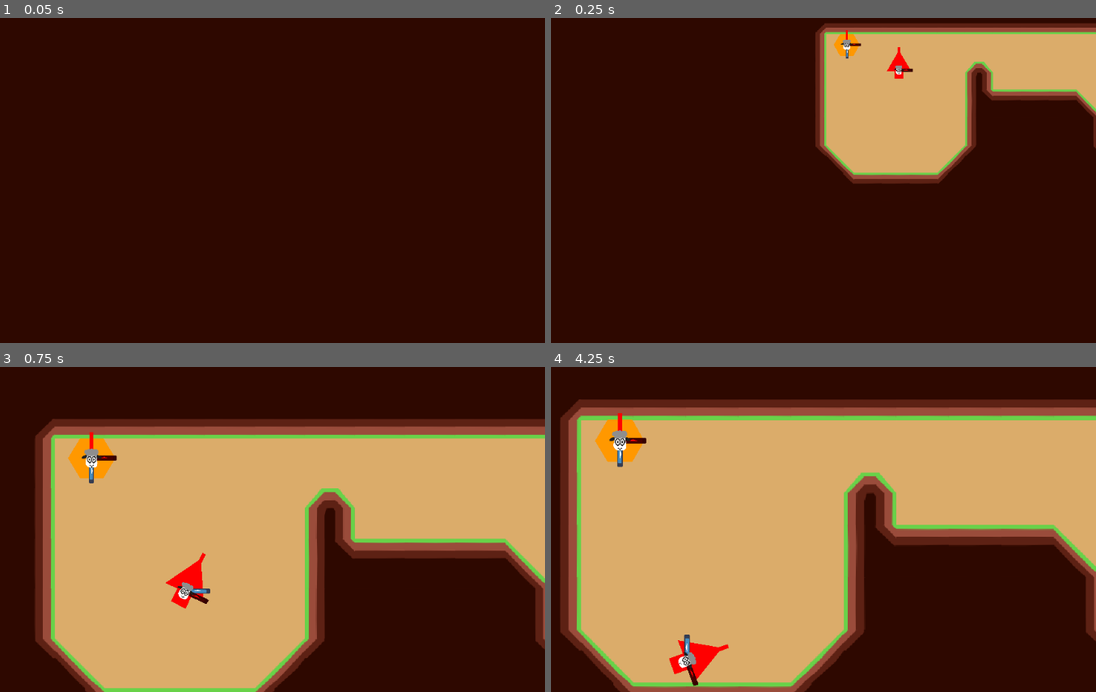
Above: before the commit, frames 1-4 (two rows, left to right).
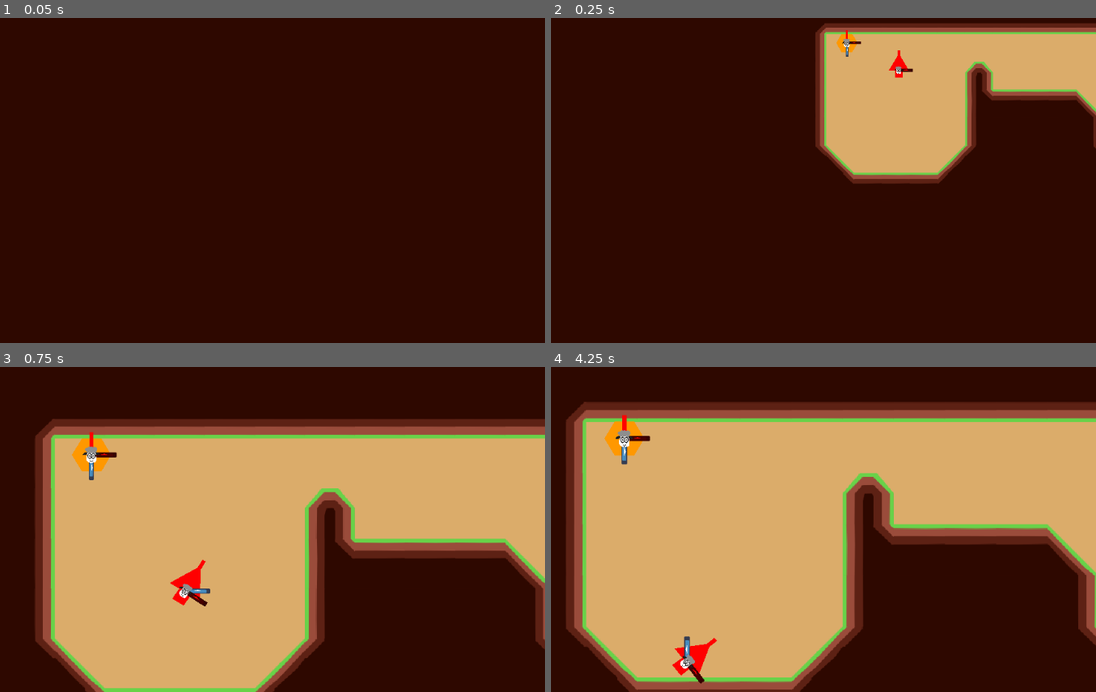
Above: after the commit, the same moments.

Repository: Pandaqi/rolling-in-the-sheepe
Game: Godot game, scene res://Main.tscn
Same seed, same stepped clock (60 frames per second), same inputs: the game is played once before the commit and once after it. The engine's default icon, where the game draws it, is replaced by a stand-in: a white triangle on a blue panel in a dark square.
Inputs (mouse positions are in pixels of both pictures, inside the frame that each line leads up to):
- Up to frame 1 (0.05 s): no input
- Up to frame 2 (0.25 s): no input
- Up to frame 3 (0.75 s): tap Enter (add_keyboard_player) at 0.5, 0.6 s; move the mouse to (365, 484) at 0.52 s; hold Right (ui_right) from 0.53 s (still down); click (365, 484) at 0.67 s
- Up to frame 4 (4.25 s): move the mouse to (643, 523) at 1.27 s; release Right (ui_right) at 1.28 s; hold Down (ui_down) 1.28-2.03 s; tap R (remove_keyboard_player) at 1.35 s; move the mouse to (839, 419) at 2.02 s; hold Right (ui_right) 2.03-2.78 s; tap K at 2.1 s; move the mouse to (741, 578) at 2.77 s; hold Up (ui_up) 2.78-3.53 s; tap H at 2.85 s; click (741, 578) at 2.92 s; tap Space at 3.5 s; move the mouse to (965, 558) at 3.52 s; hold Left (ui_left) from 3.53 s (still down); tap B at 3.6 s

Frame 1 is identical in both runs. In frame 2, 0.2% of the frame differs, in the area x 51-66%, y 4-19%; in frame 3, 0.8%; in frame 4, 12%, in the area x 1-100%, y 9-100%.

Commit message:
Adds the last of the special elements and tutorials, some fixes, feedback, mostly plan for "quartet of polishing"

Diff:
--- a/Main.tscn
+++ b/Main.tscn
@@ -16,6 +16,7 @@
 [ext_resource path="res://scripts/map/slope_painter.gd" type="Script" id=15]
 [ext_resource path="res://scripts/map/terrain.gd" type="Script" id=16]
 [ext_resource path="res://scripts/map/special_elements.gd" type="Script" id=17]
+[ext_resource path="res://scripts/feedback.gd" type="Script" id=18]
 [ext_resource path="res://scripts/map/dynamic_tutorial.gd" type="Script" id=19]
 
 [sub_resource type="Shader" id=1]
@@ -209,6 +210,9 @@
 [node name="PlayerManager" type="Node" parent="."]
 script = ExtResource( 7 )
 
+[node name="Feedback" type="Node2D" parent="."]
+script = ExtResource( 18 )
+
 [node name="Slicer" type="Node2D" parent="."]
 script = ExtResource( 2 )
 
--- /dev/null
+++ b/scenes/ui/feedback.tscn
@@ -0,0 +1,125 @@
+[gd_scene load_steps=5 format=2]
+
+[ext_resource path="res://assets/fonts/skranji_bold.ttf" type="DynamicFontData" id=1]
+
+[sub_resource type="DynamicFont" id=6]
+size = 24
+outline_size = 4
+outline_color = Color( 0.101961, 0.0431373, 0.00392157, 1 )
+font_data = ExtResource( 1 )
+
+[sub_resource type="Animation" id=7]
+resource_name = "FeedbackFade"
+length = 2.0
+tracks/0/type = "value"
+tracks/0/path = NodePath("Container:scale")
+tracks/0/interp = 1
+tracks/0/loop_wrap = true
+tracks/0/imported = false
+tracks/0/enabled = true
+tracks/0/keys = {
+"times": PoolRealArray( 0, 0.1, 0.2, 1.8, 1.9, 2 ),
+"transitions": PoolRealArray( 1, 1, 1, 1, 1, 1 ),
+"update": 0,
+"values": [ Vector2( 1e-05, 1e-05 ), Vector2( 1.2, 1.2 ), Vector2( 1, 1 ), Vector2( 1, 1 ), Vector2( 1.2, 1.2 ), Vector2( 1e-05, 1e-05 ) ]
+}
+tracks/1/type = "value"
+tracks/1/path = NodePath("Container:position")
+tracks/1/interp = 1
+tracks/1/loop_wrap = true
+tracks/1/imported = false
+tracks/1/enabled = true
+tracks/1/keys = {
+"times": PoolRealArray( 0, 0.2, 1.8, 2 ),
+"transitions": PoolRealArray( 1, 1, 1, 1 ),
+"update": 0,
+"values": [ Vector2( 0, 0 ), Vector2( 0, 0 ), Vector2( 0, -120 ), Vector2( 0, -120 ) ]
+}
+tracks/2/type = "value"
+tracks/2/path = NodePath("Container:modulate")
+tracks/2/interp = 1
+tracks/2/loop_wrap = true
+tracks/2/imported = false
+tracks/2/enabled = true
+tracks/2/keys = {
+"times": PoolRealArray( 0, 2 ),
+"transitions": PoolRealArray( 1, 1 ),
+"update": 0,
+"values": [ Color( 1, 1, 1, 1 ), Color( 1, 1, 1, 0 ) ]
+}
+tracks/3/type = "method"
+tracks/3/path = NodePath(".")
+tracks/3/interp = 1
+tracks/3/loop_wrap = true
+tracks/3/imported = false
+tracks/3/enabled = true
+tracks/3/keys = {
+"times": PoolRealArray( 2 ),
+"transitions": PoolRealArray( 1 ),
+"values": [ {
+"args": [  ],
+"method": "queue_free"
+} ]
+}
+
+[sub_resource type="Animation" id=8]
+length = 0.001
+tracks/0/type = "value"
+tracks/0/path = NodePath("Container:scale")
+tracks/0/interp = 1
+tracks/0/loop_wrap = true
+tracks/0/imported = false
+tracks/0/enabled = true
+tracks/0/keys = {
+"times": PoolRealArray( 0 ),
+"transitions": PoolRealArray( 1 ),
+"update": 0,
+"values": [ Vector2( 1e-05, 1e-05 ) ]
+}
+tracks/1/type = "value"
+tracks/1/path = NodePath("Container:position")
+tracks/1/interp = 1
+tracks/1/loop_wrap = true
+tracks/1/imported = false
+tracks/1/enabled = true
+tracks/1/keys = {
+"times": PoolRealArray( 0 ),
+"transitions": PoolRealArray( 1 ),
+"update": 0,
+"values": [ Vector2( 0, 0 ) ]
+}
+tracks/2/type = "value"
+tracks/2/path = NodePath("Container:modulate")
+tracks/2/interp = 1
+tracks/2/loop_wrap = true
+tracks/2/imported = false
+tracks/2/enabled = true
+tracks/2/keys = {
+"times": PoolRealArray( 0 ),
+"transitions": PoolRealArray( 1 ),
+"update": 0,
+"values": [ Color( 1, 1, 1, 1 ) ]
+}
+
+[node name="Feedback" type="Node2D"]
+
+[node name="Container" type="Node2D" parent="."]
+scale = Vector2( 1e-05, 1e-05 )
+
+[node name="Label" type="Label" parent="Container"]
+margin_left = -137.0
+margin_top = -41.0
+margin_right = 140.0
+margin_bottom = 41.0
+custom_fonts/font = SubResource( 6 )
+text = "Llalalal"
+align = 1
+valign = 1
+__meta__ = {
+"_edit_use_anchors_": false
+}
+
+[node name="AnimationPlayer" type="AnimationPlayer" parent="."]
+autoplay = "FeedbackFade"
+anims/FeedbackFade = SubResource( 7 )
+anims/RESET = SubResource( 8 )
--- /dev/null
+++ b/scripts/feedback.gd
@@ -0,0 +1,13 @@
+extends Node2D
+
+const OFFSET : Vector2 = Vector2.UP*32
+var fb_scene = preload("res://scenes/ui/feedback.tscn")
+
+func create_at_pos(pos, txt):
+	var f = fb_scene.instance()
+	f.get_node("Container/Label").set_text(str(txt))
+	f.set_position(pos + OFFSET)
+	add_child(f)
+
+func create_for_node(node, txt):
+	create_at_pos(node.global_position, txt)
--- a/scripts/globals/global_dict.gd
+++ b/scripts/globals/global_dict.gd
@@ -121,20 +121,31 @@
 	"button_order": { "frame": 3, "immediate": true, "unpickable": true, "needs_label": true },
 	"button_simultaneous": { "frame": 4, "immediate": true, "unpickable": true },
 
-	"trampoline": { "frame": 5, "immediate": true, "prob": 3 },
-	"speedup": { "frame": 6, "toggle": true, "prob": 2 },
-	"slowdown": { "frame": 7, "toggle": true, "prob": 2 },
-	"ghost": { "frame": 8, "toggle": true },
-	"shield": { "frame": 9, "toggle": true },
-	"rounder": { "frame": 10, "toggle": true },
-	"sharper": { "frame": 11, "toggle": true },
+	"trampoline": { "frame": 5, "immediate": true, "prob": 3, "tut": 58 },
+	"speedup": { "frame": 6, "toggle": true, "prob": 2, "tut": 59 },
+	"slowdown": { "frame": 7, "toggle": true, "prob": 2, "tut": 60 },
+	"ghost": { "frame": 8, "toggle": true, "tut": 61 },
+	"shield": { "frame": 9, "toggle": true, "tut": 62 },
+	"rounder": { "frame": 10, "toggle": true, "tut": 63 },
+	"sharper": { "frame": 11, "toggle": true, "tut": 64 },
 
-	"breakable": { "frame": 12, "immediate": true, "delete": true },
-	"reset_shape": { "frame": 13, "immediate": true },
-	"change_shape": { "frame": 14, "immediate": true, "module": true },
+	"breakable": { "frame": 12, "immediate": true, "delete": true, "tut": 65 },
+	"reset_shape": { "frame": 13, "immediate": true, "tut": 66 },
+	"change_shape": { "frame": 14, "immediate": true, "module": true, "tut": 67 },
 
-	"cannon": { "frame": 15, "module": true, "prob": 3 },
-	"laser": { "frame": 16, "module": true, "prob": 3 }
+	"cannon": { "frame": 15, "module": true, "prob": 3, "tut": 68 },
+	"laser": { "frame": 16, "module": true, "prob": 3, "tut": 69 },
+
+	"ice": { "frame": 17, "toggle": true, "tut": 70 },
+	"spiderman": { "frame": 18, "toggle": true, "tut": 71 },
+	"glue": { "frame": 19, "immediate": true, "prob": 2, "tut": 72 },
+	"coin": { "frame": 20, "immediate": true, "prob": 0.25, "delete": true, "tut": 73 },
+
+	"freeze": { "frame": 21, "immediate": true, "delete": true, "tut": 74 },
+	"time_bonus": { "frame": 22, "immediate": true, "delete": true, "prob": 2, "tut": 75 },
+	"time_penalty": { "frame": 23, "immediate": true, "delete": true, "prob": 2, "tut": 76 },
+	"fast_forward": { "frame": 24, "immediate": true, "prob": 0.5, "tut": 77 },
+	"fast_backward": { "frame": 25, "immediate": true, "prob": 0.5, "tut": 78 }
 }
 
 var terrain_types = {
--- a/scripts/item_modules/cannon.gd
+++ b/scripts/item_modules/cannon.gd
@@ -2,7 +2,7 @@
 
 var bullet_scene = preload("res://scenes/projectiles/bullet.tscn")
 
-const BULLET_INTERVAL : float = 1.5
+const BULLET_INTERVAL : float = 2.25
 const BULLET_FORCE : float = 150.0
 
 onready var timer = $Timer
--- a/scripts/map/player_progression.gd
+++ b/scripts/map/player_progression.gd
@@ -121,6 +121,7 @@
 
 func on_player_teleported(body):
 	if not GDict.cfg.temp_remove_wolf_on_teleport: return
+	if not body.get_node("Status").is_wolf: return
 
 	body.get_node("Status").make_sheep()
 	time_since_trail_switch = OS.get_ticks_msec()
--- a/scripts/module_item_reader.gd
+++ b/scripts/module_item_reader.gd
@@ -6,6 +6,10 @@
 const SPEED_ITEM_FORCE : float = 50.0
 const SLOWDOWN_ITEM_FORCE : float = 25.0
 const TRAMPOLINE_FORCE : float = 800.0
+
+# less time = better, so a time bonus is a negative number
+const TIME_BONUS_VAL : float = -15.0
+const TIME_PENALTY_VAL : float = 5.0
 
 onready var body = get_parent()
 onready var status = get_node("../Status")
@@ -13,6 +17,7 @@
 onready var mover = get_node("../Mover")
 onready var shaper = get_node("../Shaper")
 onready var rounder = get_node("../Rounder")
+onready var map_reader = get_node("../MapReader")
 
 onready var slicer = get_node("/root/Main/Slicer")
 
@@ -103,6 +108,9 @@
 		'shield': status.make_invincible()
 		'rounder': rounder.enable_fast_mode('round')
 		'sharper': rounder.enable_fast_mode('sharp')
+		'ice': map_reader.do_ice()
+		'spiderman': map_reader.do_spiderman()
+		'glue': map_reader.do_glue()
 
 func turn_off_item(block, tp : String):
 	if not map.special_elements.type_is_toggle(tp): return
@@ -112,6 +120,9 @@
 		'shield': status.make_vincible()
 		'rounder': rounder.disable_fast_mode()
 		'sharper': rounder.disable_fast_mode()
+		'ice': map_reader.undo_ice()
+		'spiderman': map_reader.undo_spiderman()
+		'glue': map_reader.undo_glue()
 
 	for obj in toggled_items:
 		if obj.type != tp: continue
@@ -170,12 +181,8 @@
 			if not res: prevent_deletion = true
 
 		"trampoline":
-			print("TRAMPOLINE!")
-
 			var normal = obj.item.transform.x
 			body.apply_central_impulse(normal * TRAMPOLINE_FORCE)
-
-			print(normal)
 
 		"breakable":
 			map.explode_cell(body, obj.pos)
@@ -188,6 +195,26 @@
 			var shape_key = obj.item.my_module.get_shape_key()
 			shaper.create_new_from_shape_key(shape_key)
 
+		"coin":
+			body.get_node("Coins").get_paid(1)
+
+		"freeze":
+			body.freeze()
+
+		"time_bonus":
+			status.modify_time_penalty(TIME_BONUS_VAL)
+
+		"time_penalty":
+			status.modify_time_penalty(TIME_PENALTY_VAL)
+
+		"fast_forward":
+			var p = map.player_progression.get_leading_player()
+			body.plan_teleport(p.global_position)
+
+		"fast_backward":
+			var p = map.player_progression.get_trailing_player()
+			body.plan_teleport(p.global_position)
+
 	if prevent_deletion: return
 
 	map.special_elements.delete_on_activation(obj.item)
--- a/scripts/module_map_reader.gd
+++ b/scripts/module_map_reader.gd
@@ -88,13 +88,13 @@
 			mover.gravity_dir = 0
 
 		"ice":
-			body.physics_material_override.friction = ICE_FRICTION
+			do_ice()
 
 		"bouncy":
 			body.physics_material_override.bounce = BOUNCE_VAL
 
 		"spiderman":
-			body.get_node("Clinger").active = true
+			do_spiderman()
 
 		"speed_boost":
 			mover.speed_multiplier = 2.0
@@ -103,9 +103,10 @@
 			mover.speed_multiplier = 0.5
 
 		"glue":
-			body.get_node("Glue").glue_active = true
+			do_glue()
 
 		"reverse_controls":
+			body.feedback.create_for_node(body, "Reversed Controls!")
 			body.get_node("Input").reverse = true
 
 		"spikes":
@@ -177,13 +178,13 @@
 			mover.gravity_dir = 1
 
 		"ice":
-			body.physics_material_override.friction = 1.0
+			undo_ice()
 
 		"bouncy":
 			body.physics_material_override.bounce = 0.0
 
 		"spiderman":
-			body.get_node("Clinger").active = false
+			undo_spiderman()
 
 		"speed_boost":
 			mover.speed_multiplier = 1.0
@@ -192,9 +193,10 @@
 			mover.speed_multiplier = 1.0
 
 		"glue":
-			body.get_node("Glue").glue_active = false
+			undo_glue()
 
 		"reverse_controls":
+			body.feedback.create_for_node(body, "Normal Controls!")
 			body.get_node("Input").reverse = false
 
 		"spikes":
@@ -224,6 +226,30 @@
 		"magnet":
 			body.get_node("Magnet").deactivate()
 
+#
+# Specific do/undos, so I can re-use them in the item_reader
+#
+func do_ice():
+	body.physics_material_override.friction = ICE_FRICTION
+
+func undo_ice():
+	body.physics_material_override.friction = 1.0
+
+func do_spiderman():
+	body.get_node("Clinger").active = true
+
+func undo_spiderman():
+	body.get_node("Clinger").active = false
+
+func do_glue():
+	body.get_node("Glue").glue_active = true
+
+func undo_glue():
+	body.get_node("Glue").glue_active = false
+
+#
+# Misc
+#
 func finish():
 	has_finished = true
 
--- a/scripts/module_rounder.gd
+++ b/scripts/module_rounder.gd
@@ -114,6 +114,8 @@
 
 	shaper.create_new_from_shape(new_body, { 'type': new_shape_name })
 
+	if feedback_enabled(): body.feedback.create_for_node(body, "+ Rounder!")
+
 func become_more_malformed_unrealistic():
 	if status.is_wolf: return
 
@@ -127,6 +129,8 @@
 
 	shaper.create_new_from_shape(new_body, { 'type': new_shape_name })
 
+	if feedback_enabled(): body.feedback.create_for_node(body, "- Sharper!")
+
 func make_fully_round():
 	var new_body = slicer.create_basic_body(body, "circle")
 
@@ -150,6 +154,9 @@
 func change_shape_index(val):
 	var next_index = get_next_index(val)
 	return GDict.shape_order[next_index]
+
+func feedback_enabled():
+	return not fast_mode
 
 #
 # Deforming
@@ -299,10 +306,12 @@
 
 func grow(val):
 	if shaper.at_max_size(): return
+	if feedback_enabled(): body.feedback.create_for_node(body, "Grow!")
 	change_size(1.0 + val)
 
 func shrink(val):
 	if shaper.at_min_size(): return
+	if feedback_enabled(): body.feedback.create_for_node(body, "Shrink!")
 	change_size(1.0 - val)
 
 func change_size(factor):
--- a/scripts/module_status.gd
+++ b/scripts/module_status.gd
@@ -64,8 +64,13 @@
 func modify_time_penalty(val):
 	time_penalty += val
 
+	if val < 0:
+		body.feedback.create_for_node(body, "Time bonus!")
+	elif val > 0:
+		body.feedback.create_for_node(body, "Time penalty!")
+
 func make_ghost():
-	print("I NEED TO BECOME A GHOST")
+	body.feedback.create_for_node(body, "Ghost!")
 
 	body.collision_layer = 0
 	body.collision_mask = 1
@@ -74,7 +79,7 @@
 
 # Layers 1 (2^0; all) and 3 (2^2; players)
 func undo_ghost():
-	print("I NEED TO BECOME NORMAL AGAIN")
+	body.feedback.create_for_node(body, "Unghosted!")
 
 	body.collision_layer = 1 + 4
 	body.collision_mask = 1 + 4
@@ -82,6 +87,8 @@
 	body.modulate.a = 1.0
 
 func make_wolf():
+	if not is_wolf: body.feedback.create_for_node(body, "Wolf!")
+
 	is_wolf = true
 	face.make_wolf()
 
@@ -90,6 +97,8 @@
 		rounder.start_grow_mode("shrink")
 
 func make_sheep():
+	if is_wolf: body.feedback.create_for_node(body, "Sheep!")
+
 	is_wolf = false
 	face.make_sheep()
 
@@ -100,11 +109,16 @@
 func make_invincible(start_timer = true):
 	is_invincible = true
 
+	# if we start a timer, it means its an automatic invincibility (which I apply behind the scenes), so don't show feedback
 	if start_timer:
 		invincibility_timer.start()
+	else:
+		body.feedback.create_for_node(body, "Invincible!")
 
-func make_vincible():
+func make_vincible(from_timer = false):
+	if not from_timer: body.feedback.create_for_node(body, "Not invincible!")
+
 	is_invincible = false
 
 func _on_InvincibilityTimer_timeout():
-	make_vincible()
+	make_vincible(true)
--- a/scripts/player.gd
+++ b/scripts/player.gd
@@ -3,9 +3,11 @@
 var teleport_pos : Vector2 = Vector2.ZERO
 var shoot_away_vec : Vector2 = Vector2.ZERO
 var contact_data = []
+var is_frozen : bool = false
 
 const SHOOT_AWAY_FORCE : float = 4.0
 
+onready var feedback = get_node("/root/Main/Feedback")
 onready var map = get_node("/root/Main/Map")
 
 func _ready():
@@ -14,19 +16,36 @@
 func _integrate_forces(state):
 	contact_data = []
 	for i in range(state.get_contact_count()):
-		contact_data.append({
+		var obj = {
 			'body': state.get_contact_collider_object(i),
 			'pos': state.get_contact_local_position(i),
 			'normal': state.get_contact_local_normal(i)
-		})
+		}
+
+		var body_we_hit = obj.body
+		if body_we_hit.is_in_group("Players") and body_we_hit.is_frozen:
+			body_we_hit.unfreeze()
+
+		contact_data.append(obj)
 
 	check_shoot_away(state)
 	check_teleport(state)
+
+func freeze():
+	is_frozen = true
+	set_deferred("mode", RigidBody.MODE_STATIC)
+	feedback.create_for_node(self, "Freeze!")
+
+func unfreeze():
+	is_frozen = false
+	set_deferred("mode", RigidBody.MODE_RIGID)
+	feedback.create_for_node(self, "Unfreeze!")
 
 func check_teleport(state):
 	if not teleport_pos: return
 
 	state.transform.origin = teleport_pos
+	feedback.create_at_pos(teleport_pos, "Teleported!")
 	teleport_pos = Vector2.ZERO
 
 func check_shoot_away(_state):
--- a/scripts/player_manager.gd
+++ b/scripts/player_manager.gd
@@ -3,7 +3,7 @@
 export var is_menu : bool = false
 
 const MIN_DIST_BETWEEN_PLAYERS : float = 20.0
-const PREDEFINED_SHAPE_SCALE : float = 1.5
+const PREDEFINED_SHAPE_SCALE : float = 1.25
 
 var player_scene = preload("res://scenes/body.tscn")
 var menu_player_scene = preload("res://scenes/menu_body.tscn")
--- a/scripts/slicer.gd
+++ b/scripts/slicer.gd
@@ -6,6 +6,7 @@
 const MIN_SIZE_PER_SIDE : float = 3.0 # TO DO: need to fix this anyway
 
 onready var map = get_node("/root/Main/Map")
+onready var feedback = get_node("/root/Main/Feedback")
 onready var player_manager = get_node("/root/Main/PlayerManager")
 onready var player_progression = get_node("/root/Main/Map/PlayerProgression")
 var body_scene = preload("res://scenes/body.tscn")
@@ -82,12 +83,12 @@
 
 	var player_is_at_body_limit = (player_manager.count_bodies_of_player(original_player_num) >= MAX_BODIES_PER_PLAYER)
 	if player_is_at_body_limit:
-		print("Player already has too many bodies")
+		feedback.create_for_node(b, "Too many bodies!")
 		return
 
 	if GDict.cfg.cant_slice_triangles:
 		if b.get_node("Shaper").is_fully_malformed():
-			print("Can't slice triangles/completely malformed things")
+			feedback.create_for_node(b, "Can't slice triangles!")
 			return
 
 	if GDict.cfg.unrealistic_slicing:
@@ -153,6 +154,7 @@
 		return
 
 	# destroy the old body
+	feedback.create_for_node(b, "Slice!")
 	b.get_node("Status").delete()
 
 	# create bodies for each set of points left over
--- a/scripts/tutorial_course.gd
+++ b/scripts/tutorial_course.gd
@@ -34,16 +34,16 @@
 	},
 	{
 		"key": "unfinished_body_penalty",
-		"frame": 0 # TO DO
+		"frame": 55
 	},
 	{
 		"key": "coin_lock",
-		"frame": 0, # TO DO
+		"frame": 56,
 		"special": "allow_placing_locks"
 	},
 	{
 		"key": "wolf_takes_coins",
-		"frame": 0 # TO DO
+		"frame": 57
 	}
 ]
 
Not shown: 1 places in Main.tscn that only renumber resources
Binary file changed: assets/special_elements.png
Binary file changed: assets/tutorials.png
Not shown, changed: non_game/Assets.afdesign
Not shown, changed: non_game/Tutorial.afdesign
Not shown, changed: non_game/[Devlog] Rolling in the Sheepe.docx
Not shown, changed: non_game/[Idea] Rolling in the Sheepe.docx
Not shown, changed: non_game/[To Do] Rolling in the Sheepe.docx
